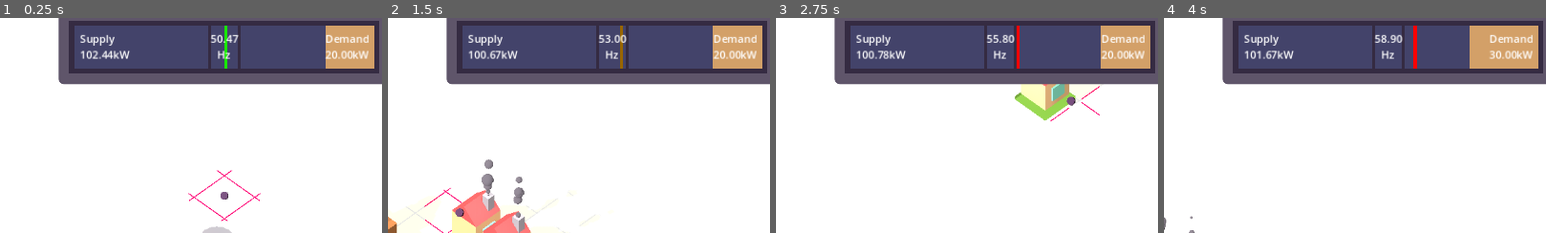
Above: before the commit, frames 1-4 (left to right).
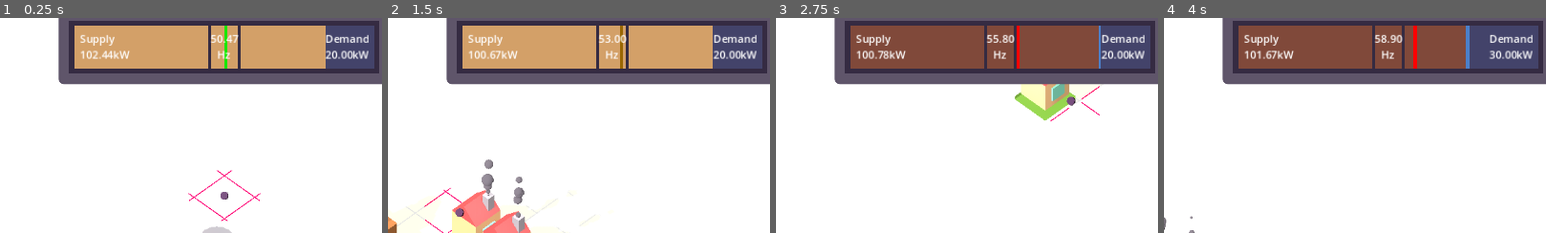
Above: after the commit, the same moments.

Repository: Vandebron/vandebron_game
Game: Godot game, scene res://world/main.tscn
Two runs of this game, one before a commit and one after it. Both use one fixed random seed, a clock stepped at 60 frames per second and the inputs below.
Inputs (mouse positions are % of the whole screen's width and height, from its top left):
- Up to frame 1 (0.25 s): no input
- Up to frame 2 (1.5 s): tap Enter at 0.5 s; move the mouse to (72, 45) at 0.52 s; hold D (move_right) 0.53-1.28 s; hold Tab (show_info) 0.53-1.28 s; click (72, 45) at 0.67 s; move the mouse to (30, 55) at 1.27 s; hold S (move_down) from 1.28 s (still down); click (30, 55) at 1.35 s
- Up to frame 3 (2.75 s): tap Tab (show_info) at 1.55 s; move the mouse to (60, 28) at 2.02 s; release S (move_down) at 2.03 s; hold D (move_right) from 2.03 s (still down); hold Tab (show_info) from 2.03 s (still down); tap Space (build_initiate) at 2.1 s; click (60, 28) at 2.17 s
- Up to frame 4 (4 s): move the mouse to (45, 70) at 2.77 s; release D (move_right) at 2.78 s; release Tab (show_info) at 2.78 s; hold W (move_up) 2.78-3.53 s; tap Tab (show_info) at 2.85 s; click (45, 70) at 2.92 s; move the mouse to (80, 65) at 3.52 s; hold A (move_left) from 3.53 s (still down); hold Tab (show_info) from 3.53 s (still down); click (80, 65) at 3.67 s
The pictures show only the part of the screen within x 21-71%, y 9-59%; the shares and areas given below are measured in that part.

The runs differ from the first frame. In frame 1, 15% of the frame differs, in the area x 19-98%, y 3-24%; in frame 2, 15%; in frame 3, 15%; in frame 4, 15%.

Commit message:
Split energy into types, shown individually
Hold show_info button (tab on pc) to show production per type

Diff:
--- a/library/energy_grid/energy_grid.gd
+++ b/library/energy_grid/energy_grid.gd
@@ -12,12 +12,16 @@
 @onready var frequency_lbl: RichTextLabel = %FrequencyLbl
 @onready var grid_balance_gauge: GridBalanceGauge = %GridBalanceGauge
 
-# Too much energy generated: frequency goes up.
-# Demand for energy too high: frequency goes down.
-# Extreme power supply: power plants disconnect.
-# Extreme power demand: blackout.
-var supply: float
+# Supply kW
+var fossil: float
+var solar: float
+var wind: float
+var supply: float # Total of fossil + solar + wind
+
+# Demand kW
 var demand: float
+
+# Supply / demand = balance (calculated as fraction, displayed as Hz)
 var balance: float = 0.5 # Ranges between 0-1, so 0.5 means perfectly balanced.
 
 
@@ -26,7 +30,7 @@
 
 
 func _physics_process(delta: float) -> void:
-	supply = get_supply()
+	_update_supply()
 	demand = get_demand() # TODO: What if demand is zero? We get division by zero
 
 	var target: float = supply / (supply + demand)
@@ -36,10 +40,21 @@
 	_update_ui()
 
 
-func get_supply() -> float:
-	return get_producers()\
-		.map(func(a: Producer) -> float: return a.current_power)\
-		.reduce(Utils.sumf, 0.0)
+func _update_supply() -> void:
+	fossil = 0.0
+	solar = 0.0
+	wind = 0.0
+
+	for producer in get_producers():
+		match producer.type:
+			Producer.Type.FOSSIL:
+				fossil += producer.current_power
+			Producer.Type.SOLAR:
+				solar += producer.current_power
+			Producer.Type.WIND:
+				wind += producer.current_power
+
+	supply = fossil + solar + wind
 
 
 func get_demand() -> float:
@@ -78,7 +93,9 @@
 	supply_lbl.text = str("Supply\n", _precision2(supply), "kW")
 	demand_lbl.text = str("[right]Demand\n", _precision2(demand), "kW[/right]")
 	frequency_lbl.text = str("[center]", _precision2(_get_frequency()), "\nHz[/center]")
-	grid_balance_gauge.supply = supply
+	grid_balance_gauge.fossil = fossil
+	grid_balance_gauge.wind = wind
+	grid_balance_gauge.solar = solar
 	grid_balance_gauge.demand = demand
 	grid_balance_gauge.balance = balance
 
--- a/library/energy_grid/grid_balance_gauge.gd
+++ b/library/energy_grid/grid_balance_gauge.gd
@@ -1,11 +1,20 @@
 extends ColorRect
 class_name GridBalanceGauge
 
+@export var fossil: float:
+	set(value):
+		fossil = value
+		(material as ShaderMaterial).set_shader_parameter("fossil", fossil)
 
-@export var supply: float:
+@export var solar: float:
 	set(value):
-		supply = value
-		(material as ShaderMaterial).set_shader_parameter("supply", supply)
+		solar = value
+		(material as ShaderMaterial).set_shader_parameter("solar", solar)
+
+@export var wind: float:
+	set(value):
+		wind = value
+		(material as ShaderMaterial).set_shader_parameter("wind", wind)
 
 @export var demand: float:
 	set(value):
@@ -21,3 +30,10 @@
 	set(value):
 		frequency_tolerance = value
 		(material as ShaderMaterial).set_shader_parameter("freq_margin", frequency_tolerance)
+
+
+func _input(event: InputEvent) -> void:
+	if event.is_action_pressed("show_info"):
+		(material as ShaderMaterial).set_shader_parameter("show_details", true)
+	elif event.is_action_released("show_info"):
+		(material as ShaderMaterial).set_shader_parameter("show_details", false)
--- a/library/energy_grid/grid_balance_gauge.gdshader
+++ b/library/energy_grid/grid_balance_gauge.gdshader
@@ -2,18 +2,38 @@
 
 const float balance_center = 0.5;
 
-uniform float supply = 10.0;
+uniform bool show_details;
+
+group_uniforms Energy;
+uniform float fossil = 10.0;
+uniform float solar = 10.0;
+uniform float wind = 10.0;
 uniform float demand = 10.0;
+group_uniforms;
+
+group_uniforms Colors;
+uniform vec3 fossil_color : source_color = vec3(1.0, 0.0, 0.0);
+uniform vec3 solar_color : source_color = vec3(0.0, 1.0, 0.0);
+uniform vec3 wind_color : source_color = vec3(0.0, 0.0, 1.0);
+uniform vec3 supply_color : source_color = vec3(0.0);
+uniform vec3 demand_color : source_color = vec3(1.0);
+group_uniforms;
+
+group_uniforms Balance;
 uniform float balance = 0.5; // Ranges between 0-1, so 0.5 means perfectly balanced.
 uniform float balance_line_width = 0.01;
+group_uniforms;
+
+group_uniforms FrequencyTolerance;
 uniform float freq_margin = 0.05;
 uniform float freq_margin_line_width = 0.01;
 uniform vec3 freq_margin_line_color : source_color = vec3(1.0, 0.0, 0.0);
-//uniform vec3 balance_line_color : source_color = vec3(1.0, 0.0, 0.0);
-uniform vec3 supply_color : source_color = vec3(0.0);
-uniform vec3 demand_color : source_color = vec3(1.0);
+group_uniforms;
 
 void fragment() {
+	float supply = fossil + solar + wind;
+	float total = supply + demand;
+
 	if (UV.x > balance - (balance_line_width * 0.5)
 	 && UV.x < balance + (balance_line_width * 0.5)
 	) {
@@ -28,8 +48,19 @@
 			&& UV.x < balance_center + freq_margin + (freq_margin_line_width * 0.5)
 	) {
 		COLOR.rgb = freq_margin_line_color;
+	} else if (show_details) {
+		float fossil_pct = fossil / total;
+		float solar_pct = solar / total;
+		float wind_pct = wind / total;
+		float demand_pct = demand / total;
+
+		vec3 final = vec3(0.0);
+		final = mix(fossil_color, final, step(UV.x, 0.0));
+		final = mix(solar_color, final, step(UV.x, fossil_pct));
+		final = mix(wind_color, final, step(UV.x, fossil_pct + solar_pct));
+		final = mix(demand_color, final, step(UV.x, fossil_pct + solar_pct + wind_pct));
+		COLOR.rgb = final;
 	} else {
-		float what_to_draw = step(supply / (supply + demand), UV.x);
-		COLOR.rgb = mix(supply_color, demand_color, what_to_draw);
+		COLOR.rgb = mix(supply_color, demand_color, step(supply / total, UV.x));
 	}
 }
--- a/library/energy_grid/grid_balance_gauge.tscn
+++ b/library/energy_grid/grid_balance_gauge.tscn
@@ -5,15 +5,21 @@
 
 [sub_resource type="ShaderMaterial" id="ShaderMaterial_ea8l7"]
 shader = ExtResource("1_6clxp")
-shader_parameter/supply = 10.0
+shader_parameter/show_details = null
+shader_parameter/fossil = 10.0
+shader_parameter/solar = 10.0
+shader_parameter/wind = 10.0
 shader_parameter/demand = 10.0
+shader_parameter/fossil_color = Color(0.501961, 0.286275, 0.227451, 1)
+shader_parameter/solar_color = Color(0.929412, 0.882353, 0.619608, 1)
+shader_parameter/wind_color = Color(0.294118, 0.501961, 0.792157, 1)
+shader_parameter/supply_color = Color(0.827451, 0.627451, 0.407843, 1)
+shader_parameter/demand_color = Color(0.262745, 0.262745, 0.415686, 1)
 shader_parameter/balance = 0.5
 shader_parameter/balance_line_width = 0.01
 shader_parameter/freq_margin = 0.05
 shader_parameter/freq_margin_line_width = 0.01
 shader_parameter/freq_margin_line_color = Color(0.207843, 0.168627, 0.258824, 1)
-shader_parameter/supply_color = Color(0.262745, 0.262745, 0.415686, 1)
-shader_parameter/demand_color = Color(0.827451, 0.627451, 0.407843, 1)
 
 [node name="GridBalanceGauge" type="ColorRect"]
 material = SubResource("ShaderMaterial_ea8l7")
--- a/library/input/input_util.gd
+++ b/library/input/input_util.gd
@@ -13,7 +13,17 @@
 	_mouse_physics_layer = Utils.get_physics_layer("mouse")
 	_physics_space_state = get_world_3d().direct_space_state
 
-	#_device_type = DeviceType.CONTROLLER # Turn on to debug non-pc input
+	if Input.get_connected_joypads().size() > 0:
+		_device_type = DeviceType.CONTROLLER
+	else:
+		_device_type = DeviceType.MOUSE_KEYBOARD
+
+
+func _input(event: InputEvent) -> void:
+	if event is InputEventKey || event is InputEventMouseButton:
+		_device_type = DeviceType.MOUSE_KEYBOARD
+	elif event is InputEventJoypadButton:
+		_device_type = DeviceType.CONTROLLER
 
 
 func _physics_process(_delta: float) -> void:
--- a/object/producer/producer.gd
+++ b/object/producer/producer.gd
@@ -1,9 +1,12 @@
 extends Node3D
 class_name Producer
+
+enum Type {FOSSIL, WIND, SOLAR}
 
 @export var nominal_power: float = 10.0
 @export var active_capability_out: float
 @export var dmol: float = 0.0
+@export var type: Producer.Type
 
 var current_power: float = 0.0
 
--- a/object/windmill/windmill.tscn
+++ b/object/windmill/windmill.tscn
@@ -17,6 +17,7 @@
 
 [node name="Windmill" type="Node3D"]
 script = ExtResource("1_65461")
+type = 1
 
 [node name="Model" parent="." instance=ExtResource("2_4fv1r")]
 
